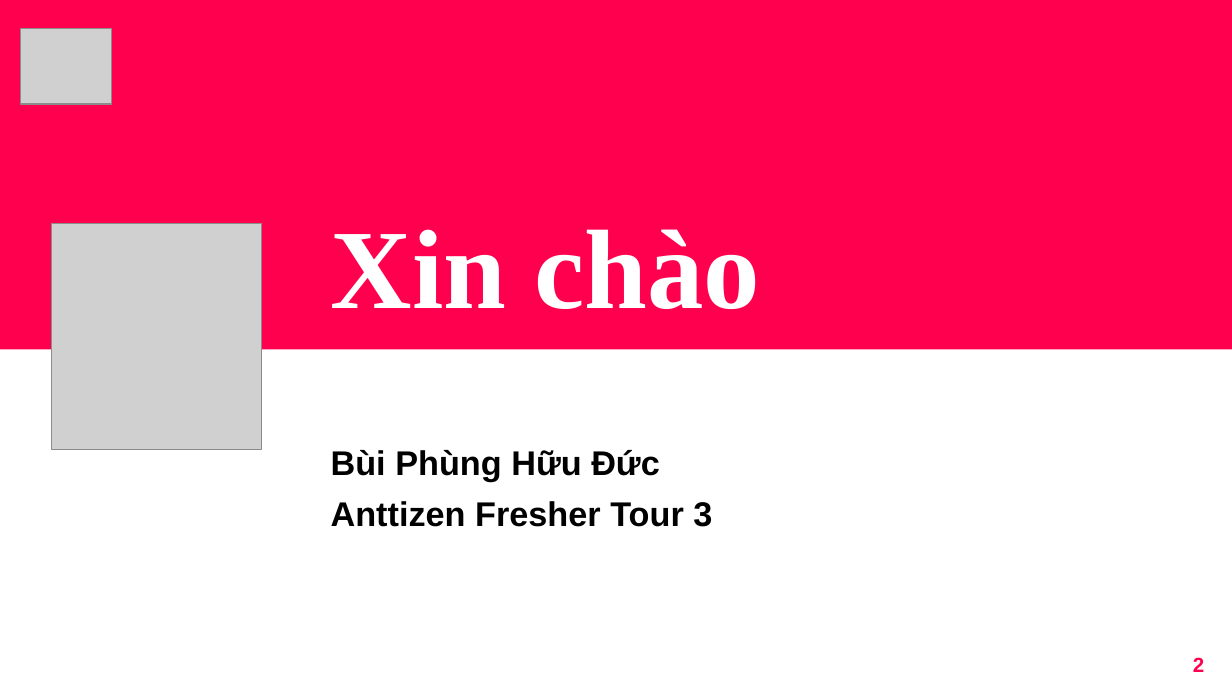
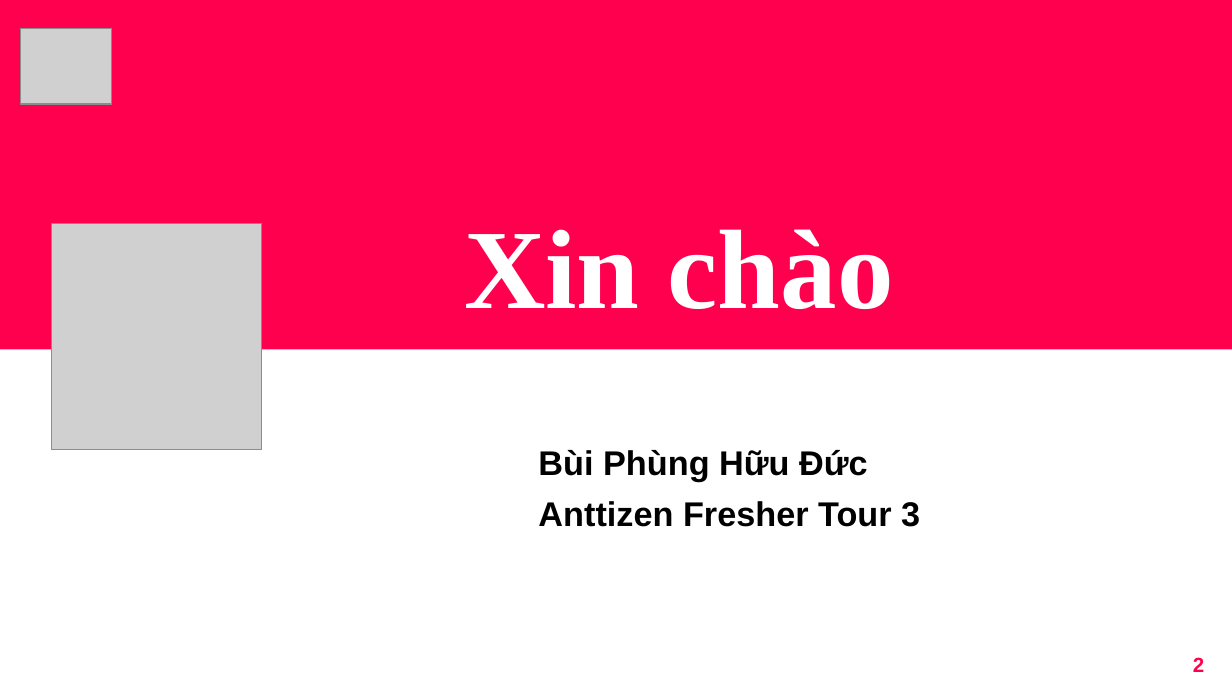
Before and after one commit to ducxd11041999/MaskDetectionV2, a slide deck: slide 2 of Presentation.pptx. Drawn at 1232x693 pixels with LibreOffice and Linux fonts; fonts in the diff are those of the drawing; grey boxes stand for pictures. Boxes give left, top, right and bottom in pixels: in the first picture for what was removed or moved away, otherwise in the second. Text is boxed around its words. In the diff, an @@ line names an element or a change of style, - is before the commit and + after.

```diff
--- a/Presentation.pptx
+++ b/Presentation.pptx
@@ title "Xin chào": place and size @@
-title "Xin chào" at [331,229,760,309]
+title "Xin chào" at [464,229,894,309]
@@ subtitle "Bùi Phùng Hữu Đức": place and size @@
-subtitle "Bùi Phùng Hữu Đức" at [331,450,712,527]
+subtitle "Bùi Phùng Hữu Đức" at [538,450,920,527]
```
Also in this commit, not shown: 7 other slides changed, 6 other files.
